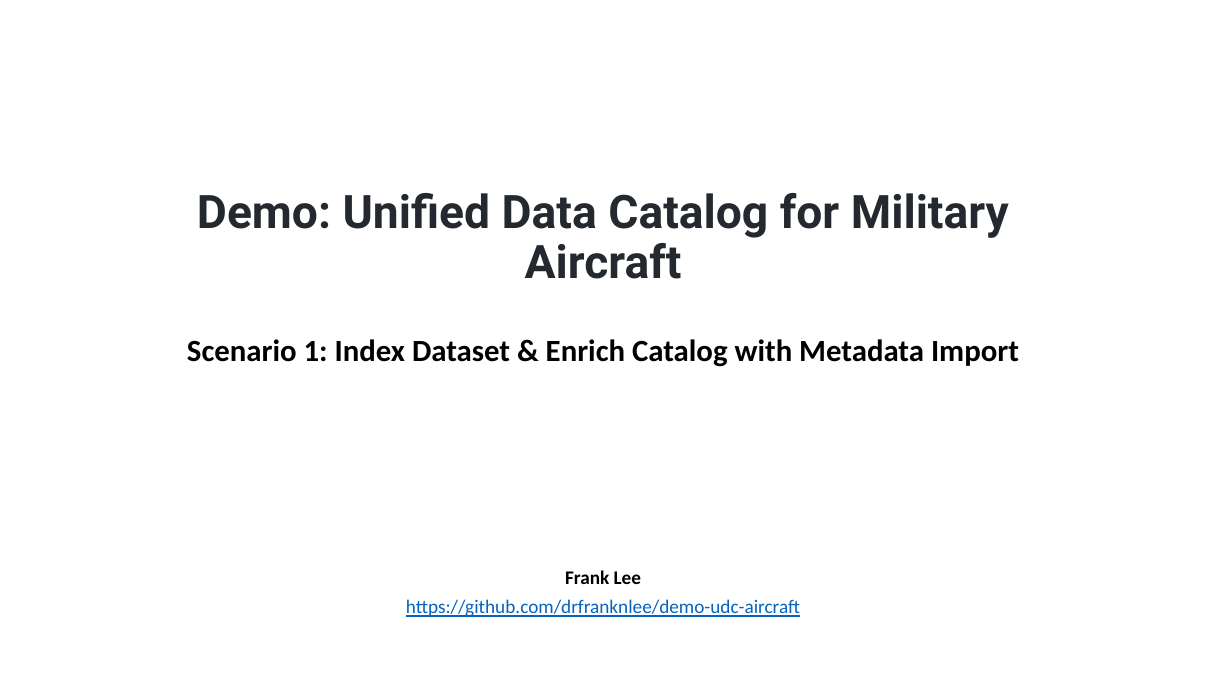
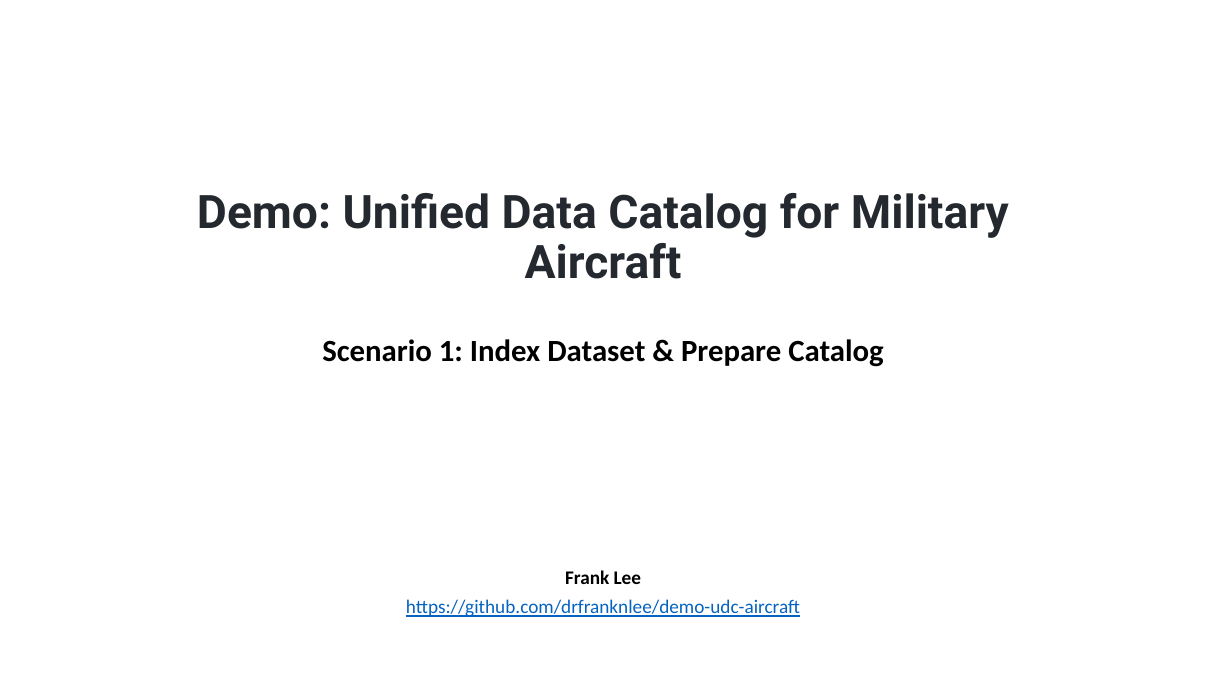
Before and after one commit to drfranknlee/udc-for-image-analytics, a slide deck: slide 1 of scenario1/T101389-Scenario1-v20210920.pptx. Drawn at 1232x693 pixels with LibreOffice and Linux fonts; fonts in the diff are those of the drawing. Boxes give left, top, right and bottom in pixels: in the first picture for what was removed or moved away, otherwise in the second. Text is boxed around its words. In the diff, an @@ line names an element or a change of style, - is before the commit and + after.

Commit message:
update scenario1

```diff
--- a/scenario1/T101389-Scenario1-v20210920.pptx
+++ b/scenario1/T101389-Scenario1-v20210920.pptx
@@ text at bbox=[322, 339, 883, 367]: text changed @@
-Scenario 1: Index Dataset & Enrich Catalog with Metadata Import
+Scenario 1: Index Dataset & Prepare Catalog
```
Also in this commit, not shown: 10 other slides changed, 3 slides added, 30 other files.
